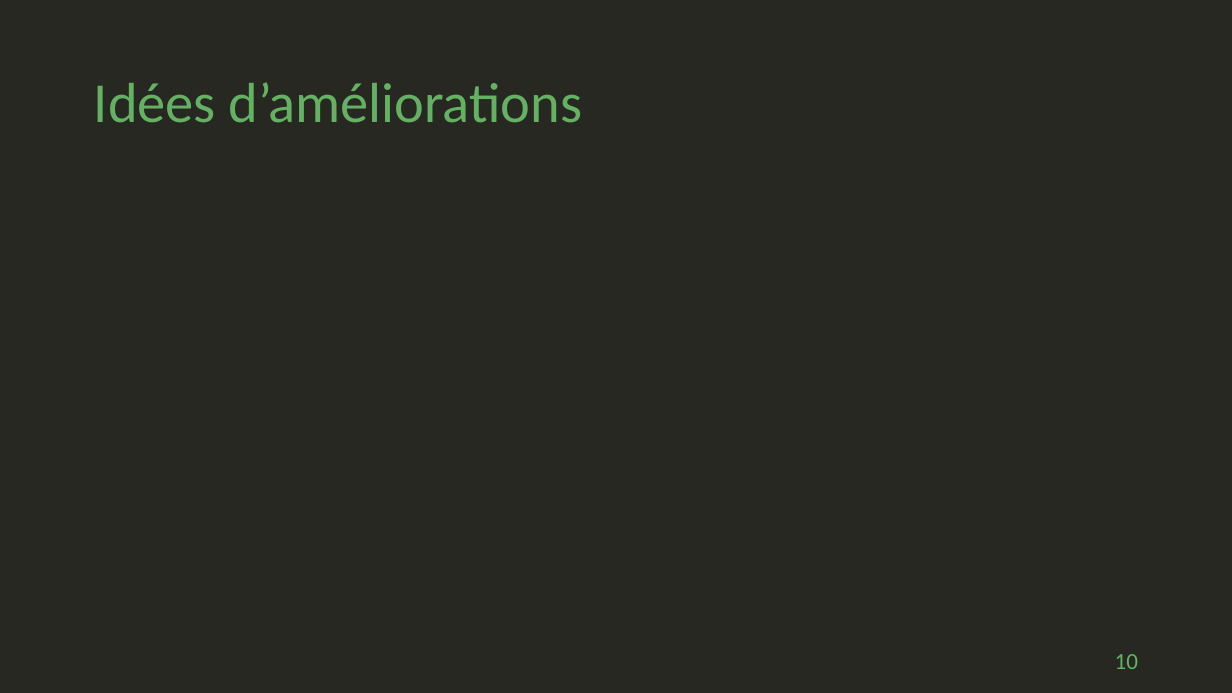
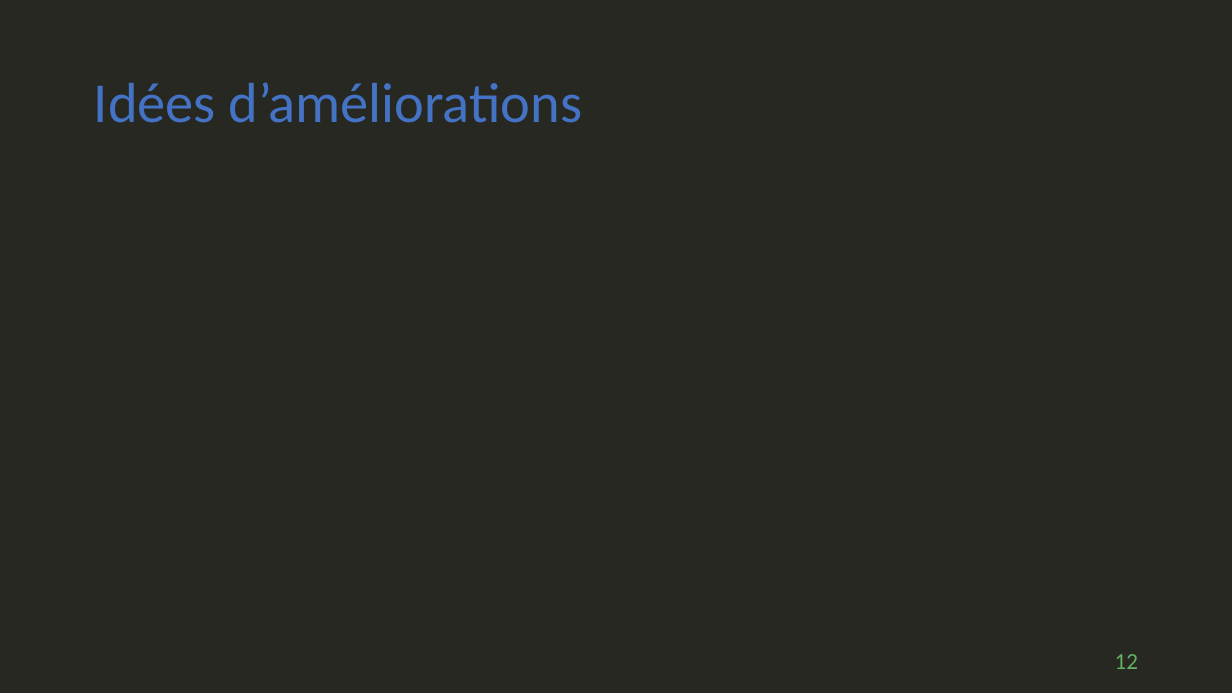
Before and after one commit to geoffrey-ll/OC_P07_Algorithmique, a slide deck: slide 12 of p07_slide.pptx (slide 10 before the commit). Drawn at 1232x693 pixels with LibreOffice and Linux fonts; fonts in the diff are those of the drawing. Boxes give left, top, right and bottom in pixels: in the first picture for what was removed or moved away, otherwise in the second. Text is boxed around its words. In the diff, an @@ line names an element or a change of style, - is before the commit and + after.

```diff
--- a/p07_slide.pptx
+++ b/p07_slide.pptx
@@ title "Idées d’améliorations" at box(94, 82, 582, 123): text colour #64B164 to #4472C4 @@
@@ page number at box(1115, 654, 1138, 669): text changed @@
-10
+12
```
Also in this commit, not shown: 8 other slides changed, 2 slides added.
